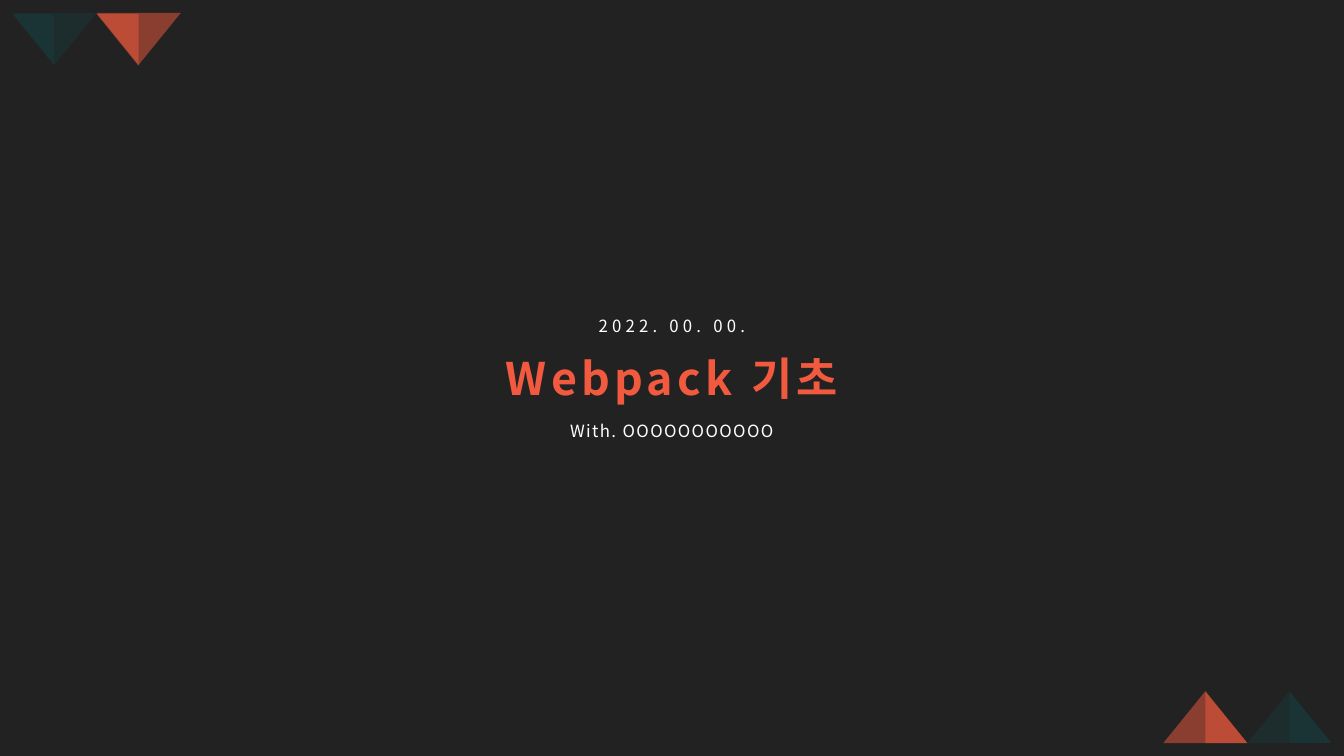
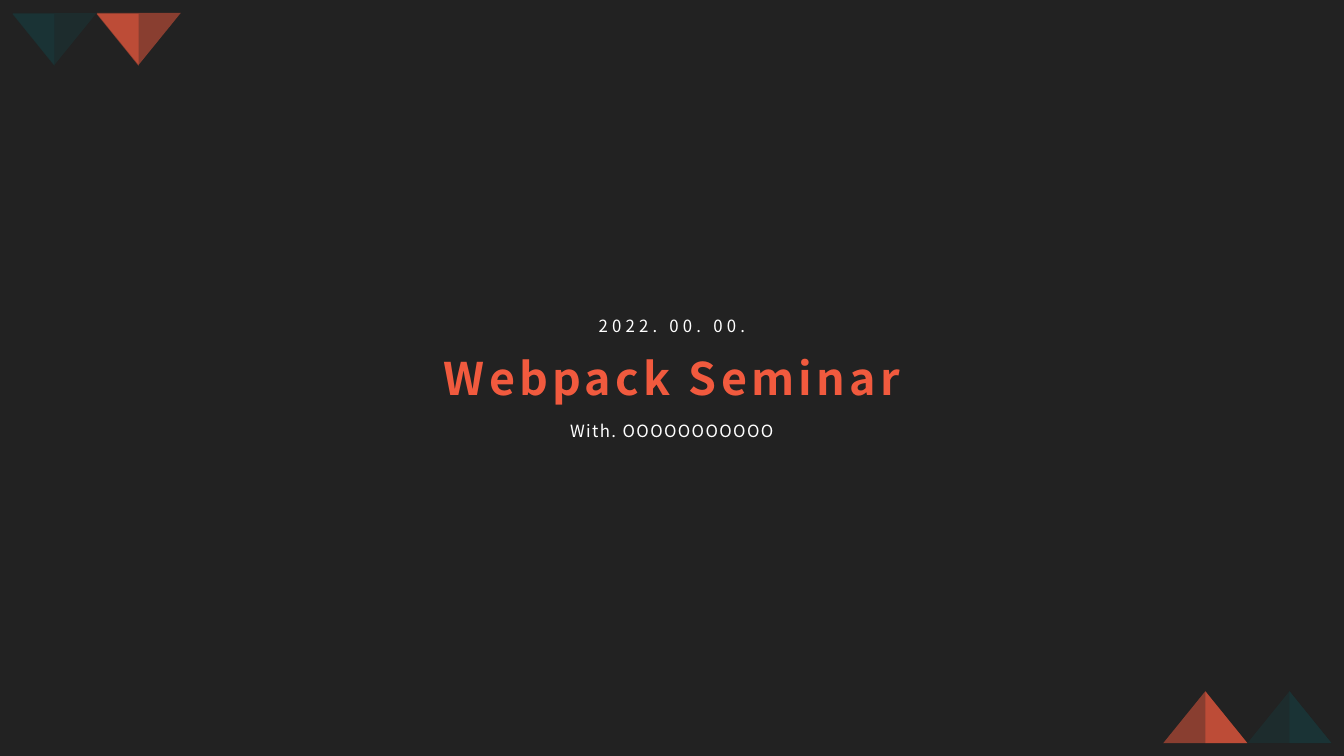
Before and after one commit to es5es5/webpack-seminar, a slide deck: slide 1 of ppt/webpack_seminar.pptx. Drawn at 1344x756 pixels with LibreOffice and Linux fonts; fonts in the diff are those of the drawing. Boxes give left, top, right and bottom in pixels: in the first picture for what was removed or moved away, otherwise in the second. Text is boxed around its words. In the diff, an @@ line names an element or a change of style, - is before the commit and + after.

```diff
--- a/ppt/webpack_seminar.pptx
+++ b/ppt/webpack_seminar.pptx
@@ text at (444, 358, 900, 405): text changed @@
-Webpack 기초
+Webpack Seminar
```
Also in this commit, not shown: 1 other slide changed, 6 other files.
